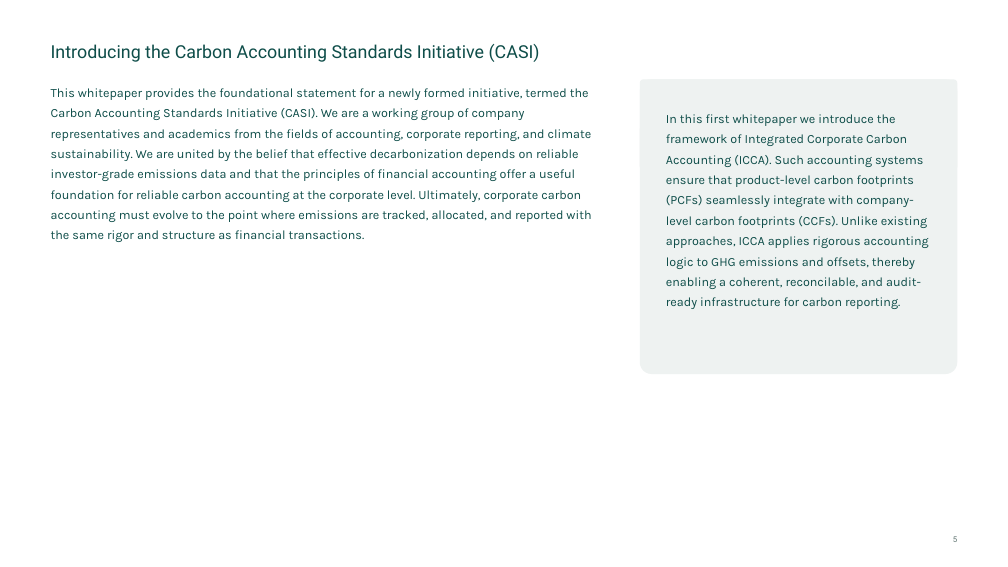
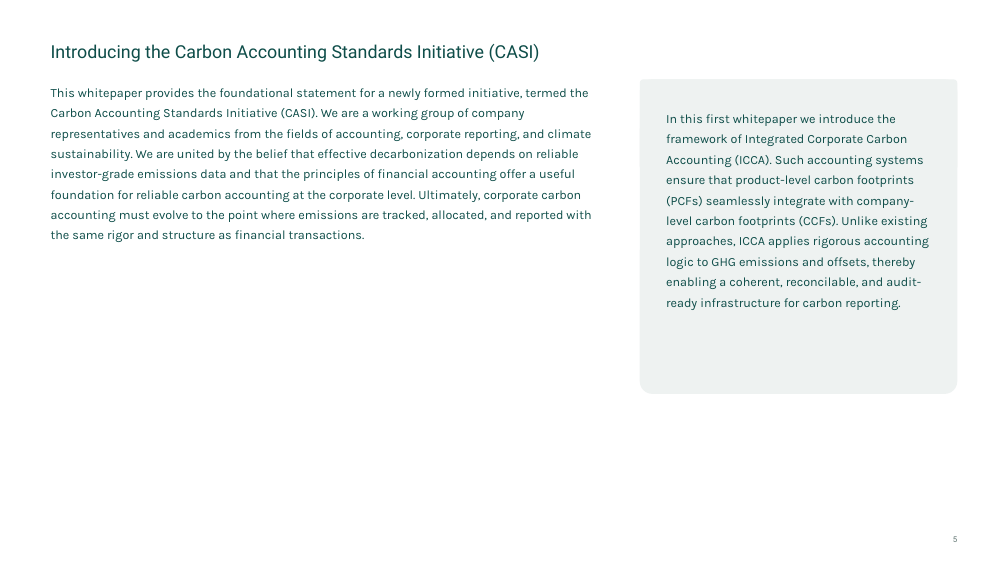
Before and after one commit to seraphinernst4/casi-ci, a slide deck: slide 5 of vorlagen/CASI-Folien-Beispiel.pptx. Drawn at 1008x567 pixels with LibreOffice and Linux fonts; fonts in the diff are those of the drawing; background and template pictures are left out. Boxes give left, top, right and bottom in pixels: in the first picture for what was removed or moved away, otherwise in the second. Text is boxed around its words. In the diff, an @@ line names an element or a change of style, - is before the commit and + after.

```diff
--- a/vorlagen/CASI-Folien-Beispiel.pptx
+++ b/vorlagen/CASI-Folien-Beispiel.pptx
@@ text "In this first whitepaper we ..." resized from (x1=640, y1=79, x2=957, y2=374) to (x1=640, y1=79, x2=957, y2=394) @@
```
Also in this commit, not shown: 1 other slide changed, 4 slides added, 25 other files.
